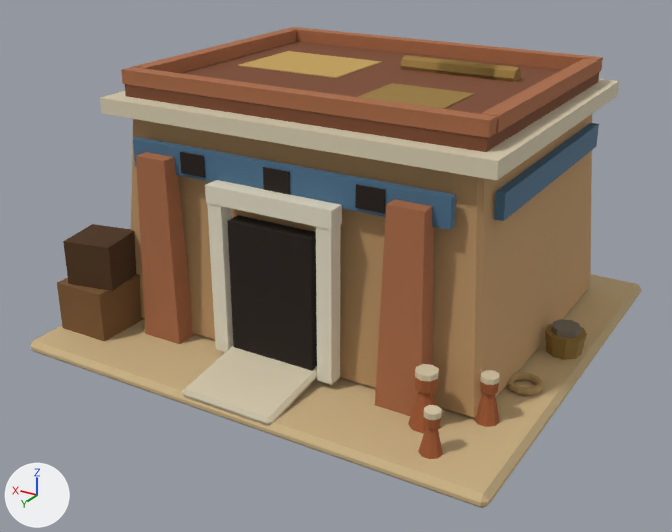
Before and after pictures for a commit that changed the glTF model apps/client/public/models/buildings/warehouse.glb.
The view is the same before and after, from a 50 mm camera at (-2.62, 4.59, 2.65) aimed at (0.02, 0.19, 0.45). Lighting does not change. The marker at lower left points along +X, +Y and +Z. The first picture is the older version. Vertices at exactly the same position are counted once.

Names of what the first picture shows: 'warehouse_door_dark', 'warehouse_mud_dark', 'warehouse_mud_tan', 'warehouse_mud_terra', 'warehouse_nile_blue', 'warehouse_pottery', 'warehouse_sand_spit', 'warehouse_stone_pale', 'warehouse_stone_white', 'warehouse_thatch_dark', 'warehouse_thatch_mat', 'warehouse_wood_dark', 'warehouse_wood_mid' and 3 more.
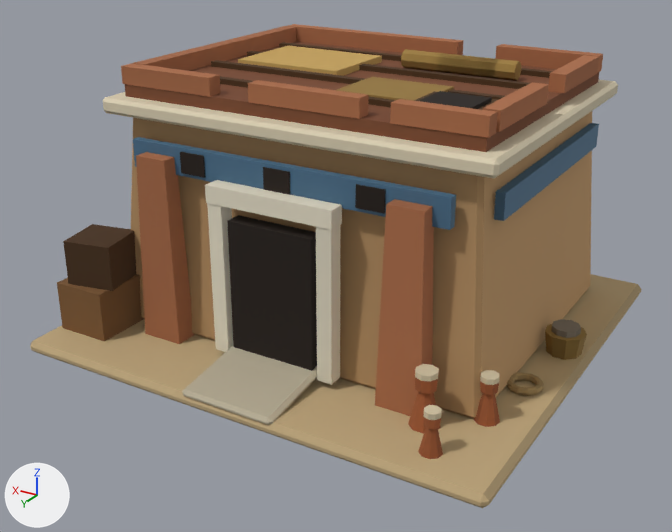
Where the newer file only moved an object's origin or applied its transform, the numbers keep the older frame.

What differs and where, as boxes (x1, y1, x2, y2) in the pictures (672 x 532 px; the box of a moved part takes in the faces that stretch with it):
'warehouse_mud_terra', reshaped: before (121, 27, 603, 416); after (121, 24, 603, 416)
'warehouse_stone_pale', reshaped: before (100, 79, 619, 425); after (103, 79, 618, 425)
'warehouse_door_dark', reshaped (51% wider, 28% taller): before (180, 152, 386, 371); after (180, 91, 492, 371)
'warehouse_wood_dark', reshaped, moved (564% wider, 268% taller): before (63, 224, 136, 291); after (63, 42, 553, 291)
'warehouse_thatch_dark', reshaped, moved (9% wider): before (358, 55, 587, 360); after (337, 49, 587, 360)
'warehouse_thatch_mat', moved: before (238, 51, 382, 78); after (238, 46, 382, 76)
part 1 of me_wh_mud_buttress, added (brown): after (248, 80, 369, 119)
part 2 of me_wh_mud_buttress, added (brown): after (483, 82, 549, 132)
part 3 of me_wh_mud_buttress, moved or reshaped: before (121, 27, 603, 138); after (121, 24, 603, 138)
part 4 of me_wh_stone_cornice, rebuilt: before (100, 79, 619, 180); after (103, 79, 618, 179)
part 5 of me_wh_stone_cornice, recoloured: (182, 345, 317, 425) in both
part 6 of me_wh_wood_crate2, added (brown): after (211, 42, 553, 110)
part 7 of me_wh_dark_slot, added: after (419, 91, 492, 109)
part 8 of me_wh_matting_roof2, moved or reshaped: before (401, 55, 498, 80); after (401, 49, 498, 78)
part 9 of me_wh_matting_roof2, moved or reshaped: before (437, 59, 521, 82); after (437, 53, 521, 80)
part 10 of me_wh_matting_roof2, moved or reshaped: (545, 324, 587, 360) in both

The edits, one by one:
me_wh_mud_buttress is used by ob_warehouse_mud_terra; location (0.78, 0.85, 0.08).
me_wh_mud_buttress had 48 vertices, 72 faces and spanned x -1.89..0.32, y -1.88..0.07, z 0.0..1.52.
me_wh_mud_buttress now has 80 vertices, 120 faces and spans x -1.89..0.32, y -1.88..0.07, z 0.0..1.54.
me_wh_mud_buttress part 1: a new loose piece, a box spanning x -1.21..-0.55, y -0.215..-0.125, z 1.44..1.54, in mat_mud_terra.
me_wh_mud_buttress part 2: a new loose piece, a box spanning x -1.885..-1.795, y -0.895..-0.245, z 1.44..1.54, in mat_mud_terra.
me_wh_mud_buttress part 3: 8 vertices moved from x -1.88..0.32, y -1.88..-0.12, z 1.52 to x -1.88..0.32, y -1.88..-0.12, z 1.54; 10 vertices removed from x -1.89..0.32, y -1.87..-0.13, z 1.44..1.52; 26 vertices added at x -1.89..0.32, y -1.87..-0.12, z 1.44..1.54.
me_wh_stone_cornice is used by ob_warehouse_stone_pale; location (0.0, -0.15, 1.405).
me_wh_stone_cornice had 32 vertices, 56 faces and spanned x -1.19..1.19, y -0.97..1.5, z -1.35..0.05.
me_wh_stone_cornice now has 48 vertices, 88 faces and spans x -1.19..1.19, y -0.97..1.5, z -1.35..0.05.
me_wh_stone_cornice part 4: the loose piece of 8 vertices spanning x -1.19..1.19, y -0.97..0.97, z -0.05..0.05 is rebuilt with 24 vertices and now spans x -1.19..1.19, y -0.97..0.97, z -0.05..0.05.
me_wh_stone_cornice part 5: 44 kept faces spanning x -0.29..0.29, y 0.9..1.5, z -1.35..-1.22 get new vertex colours.
me_wh_dark_slot is used by ob_warehouse_door_dark; location (0.55, 0.8, 1.16).
me_wh_dark_slot had 32 vertices, 48 faces and spanned x -1.18..0.08, y -0.025..0.11, z -1.02..0.06.
me_wh_dark_slot now has 40 vertices, 60 faces and spans x -1.47..0.08, y -0.54..0.11, z -1.02..0.43.
me_wh_dark_slot part 7: a new loose piece, a box spanning x -1.47..-1.19, y -0.54..-0.26, z 0.385..0.43, in mat_door_dark.
me_wh_matting_roof2 is used by ob_warehouse_thatch_dark; location (-0.45, 0.15, 1.505).
me_wh_matting_roof2 had 58 vertices, 100 faces and spanned x -0.97..0.4, y -0.71..0.2, z -1.42..0.09.
me_wh_matting_roof2 now has 58 vertices, 100 faces and spans x -1.07..0.3, y -0.76..0.2, z -1.46..0.09.
me_wh_matting_roof2 part 8: the loose piece of 16 vertices spanning x -0.2..0.4, y -0.71..-0.59, z -0.02..0.09 is moved by (-0.1, -0.05, 0.0).
me_wh_matting_roof2 part 9: the loose piece of 16 vertices spanning x -0.32..0.16, y -0.7..-0.59, z -0.02..0.09 is moved by (-0.1, -0.05, 0.0).
me_wh_matting_roof2 part 10: the loose piece of 18 vertices spanning x -0.97..-0.73, y -0.42..-0.19, z -1.42..-1.3 is moved by (-0.1, -0.05, -0.03).
me_wh_wood_crate2 is used by ob_warehouse_wood_dark; location (1.2, 0.92, 0.515).
me_wh_wood_crate2 had 8 vertices, 12 faces and spanned x -0.177..0.177, y -0.177..0.177, z -0.135..0.135.
me_wh_wood_crate2 now has 48 vertices, 72 faces and spans x -0.98..1.377, y -1.135..0.677, z -1.155..0.035.
me_wh_wood_crate2 part 6: 40 vertices added at x -0.98..0.98, y -1.135..0.18, z -0.015..0.035.
Other edits to the shape of me_wh_wood_crate2 do not show in these pictures.
Object 'warehouse_thatch_mat' (ob_warehouse_thatch_mat) moves from (0.5, -0.3, 1.505) to (0.5, -0.3, 1.54).
Object 'warehouse_thatch_dark' (ob_warehouse_thatch_dark) moves from (-0.45, 0.15, 1.505) to (-0.35, 0.2, 1.54).
Object 'warehouse_wood_dark' (ob_warehouse_wood_dark) moves from (1.2, 0.92, 0.515) to (0.0, 0.42, 1.535).
